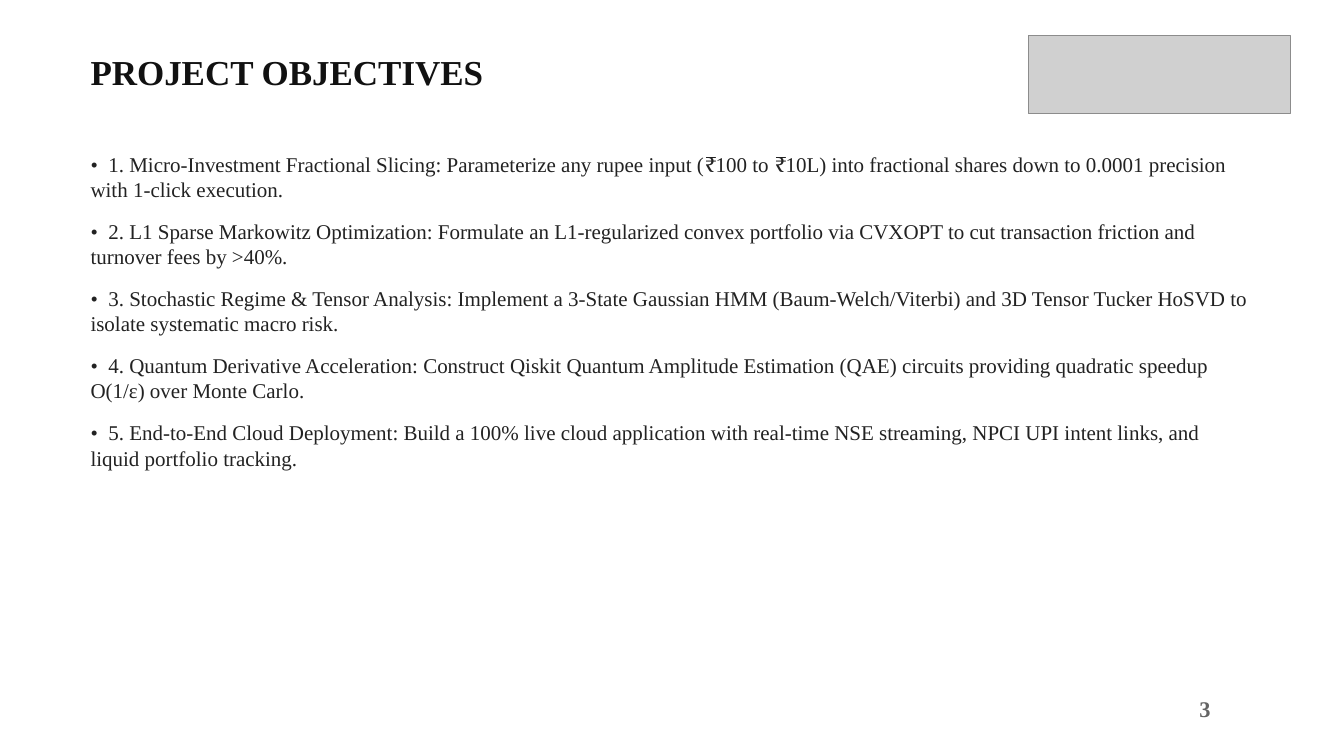
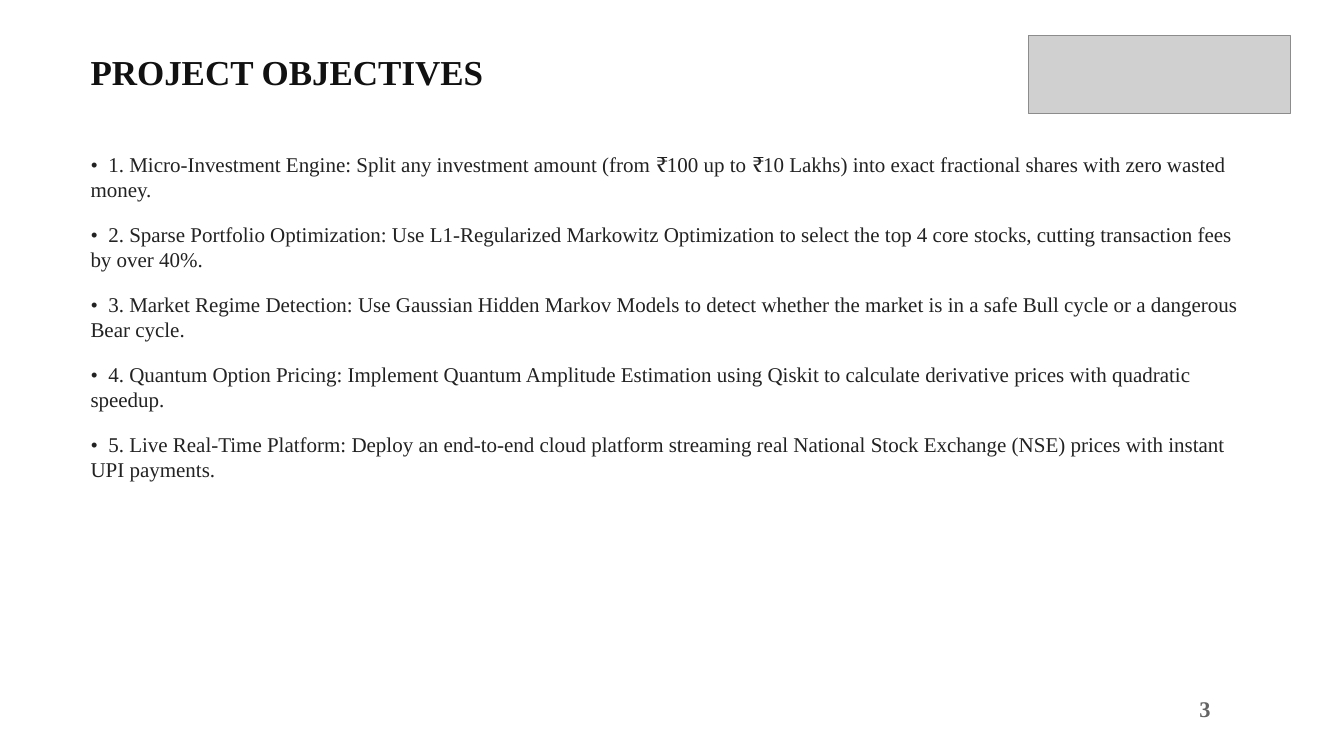
Before and after one commit to mhalsa-aine/SparsioQ-Platform, a slide deck: slide 4 of SparsioQ_Final_Project_Review_Presentation.pptx. Drawn at 1344x756 pixels with LibreOffice and Linux fonts; fonts in the diff are those of the drawing; grey boxes stand for pictures. Boxes give left, top, right and bottom in pixels: in the first picture for what was removed or moved away, otherwise in the second. Text is boxed around its words. In the diff, an @@ line names an element or a change of style, - is before the commit and + after.

```diff
--- a/SparsioQ_Final_Project_Review_Presentation.pptx
+++ b/SparsioQ_Final_Project_Review_Presentation.pptx
@@ text at (x1=91, y1=157, x2=1237, y2=482): text changed @@
-• 1. Micro-Investment Fractional Slicing: Parameterize any rupee input (₹100 to ₹10L) into fractional shares down to 0.0001 precision with 1-click execution.
-• 2. L1 Sparse Markowitz Optimization: Formulate an L1-regularized convex portfolio via CVXOPT to cut transaction friction and turnover fees by >40%.
-• 3. Stochastic Regime & Tensor Analysis: Implement a 3-State Gaussian HMM (Baum-Welch/Viterbi) and 3D Tensor Tucker HoSVD to isolate systematic macro risk.
-• 4. Quantum Derivative Acceleration: Construct Qiskit Quantum Amplitude Estimation (QAE) circuits providing quadratic speedup O(1/ε) over Monte Carlo.
-• 5. End-to-End Cloud Deployment: Build a 100% live cloud application with real-time NSE streaming, NPCI UPI intent links, and liquid portfolio tracking.
+• 1. Micro-Investment Engine: Split any investment amount (from ₹100 up to ₹10 Lakhs) into exact fractional shares with zero wasted money.
+• 2. Sparse Portfolio Optimization: Use L1-Regularized Markowitz Optimization to select the top 4 core stocks, cutting transaction fees by over 40%.
+• 3. Market Regime Detection: Use Gaussian Hidden Markov Models to detect whether the market is in a safe Bull cycle or a dangerous Bear cycle.
+• 4. Quantum Option Pricing: Implement Quantum Amplitude Estimation using Qiskit to calculate derivative prices with quadratic speedup.
+• 5. Live Real-Time Platform: Deploy an end-to-end cloud platform streaming real National Stock Exchange (NSE) prices with instant UPI payments.
```
Also in this commit, not shown: 8 other slides changed, 2 slides added, 3 slides removed.
